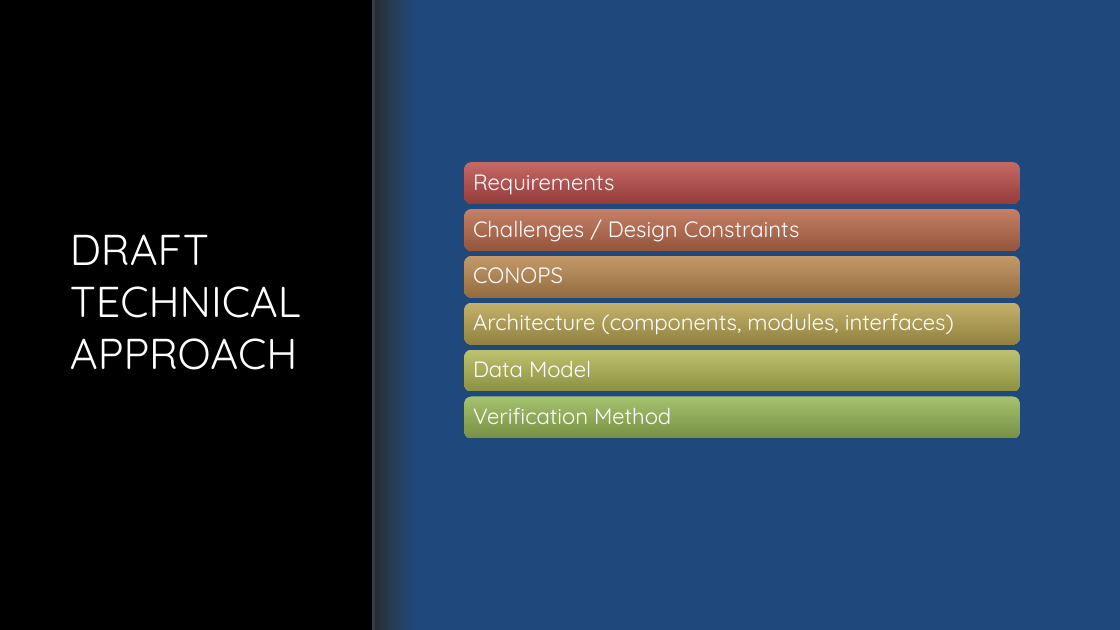
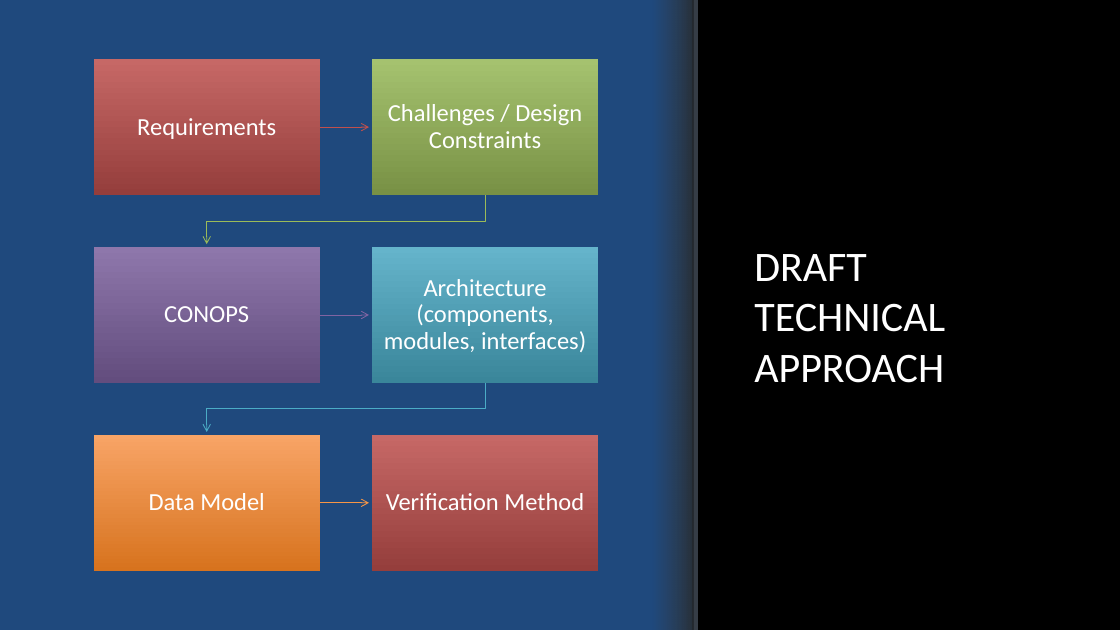
Before and after one commit to jcogs89/LMC-Packer-Loader, a slide deck: slide 5 of Assignments/E01-Technical_Approach_Color_Team.pptx (slide 4 before the commit). Drawn at 1120x630 pixels with LibreOffice and Linux fonts; fonts in the diff are those of the drawing; background and template pictures are left out. Boxes give left, top, right and bottom in pixels: in the first picture for what was removed or moved away, otherwise in the second. Text is boxed around its words. In the diff, an @@ line names an element or a change of style, - is before the commit and + after.

Commit message:
Updated Powerpoint

```diff
--- a/Assignments/E01-Technical_Approach_Color_Team.pptx
+++ b/Assignments/E01-Technical_Approach_Color_Team.pptx
@@ rectangle: place and size @@
-rectangle at [373, 0, 1120, 630]
+rectangle at [0, 0, 692, 630]
@@ rectangle at [652, 0, 695, 630]: mirrored; rotation 90 to 270 degrees @@
@@ line moved from (374, 0) - (374, 630) to (697, 0) - (697, 630) @@
@@ title "DRAFT TECHNICAL APPROACH": place and size @@
-title "DRAFT TECHNICAL APPROACH" at [70, 234, 301, 370]
+title "DRAFT TECHNICAL APPROACH" at [754, 254, 945, 383]
@@ title "DRAFT TECHNICAL APPROACH" at [754, 254, 945, 383]: size 37 to 36 pt, font Quicksand to Calibri @@
@@ text "Requirements": place and size @@
-text "Requirements" at [473, 174, 614, 194]
+text "Requirements" at [137, 118, 276, 139]
@@ text "Challenges / Design Constraints": place and size @@
-text "Challenges / Design Constraints" at [473, 220, 800, 242]
+text "Challenges / Design Constraints" at [388, 104, 582, 148]
@@ text "CONOPS": place and size @@
-text "CONOPS" at [473, 267, 563, 283]
+text "CONOPS" at [164, 306, 249, 322]
@@ text "Architecture (components, modules, interfaces)": place and size @@
-text "Architecture (components, modules, interfaces)" at [473, 313, 954, 334]
+text "Architecture (components, modules, interfaces)" at [384, 279, 586, 352]
@@ group removed at [465, 162, 1020, 439]: 6 rounded rectangles @@
@@ size 19 to 21 pt, font Quicksand to Calibri; alignment left to centre in 6 elements at [384, 279, 586, 352], [386, 493, 584, 510], [137, 118, 276, 139], [388, 104, 582, 148], [164, 306, 249, 322], [149, 493, 264, 510] @@
@@ text "Data Model": place and size @@
-text "Data Model" at [473, 360, 591, 377]
+text "Data Model" at [149, 493, 264, 510]
@@ text "Verification Method": place and size @@
-text "Verification Method" at [473, 407, 671, 424]
+text "Verification Method" at [386, 493, 584, 510]
@@ group added at [93, 60, 598, 571]: 6 rectangles, 5 freeform shapes @@
```
Also in this commit, not shown: 2 other slides changed, 6 slides added, 10 slides removed.
